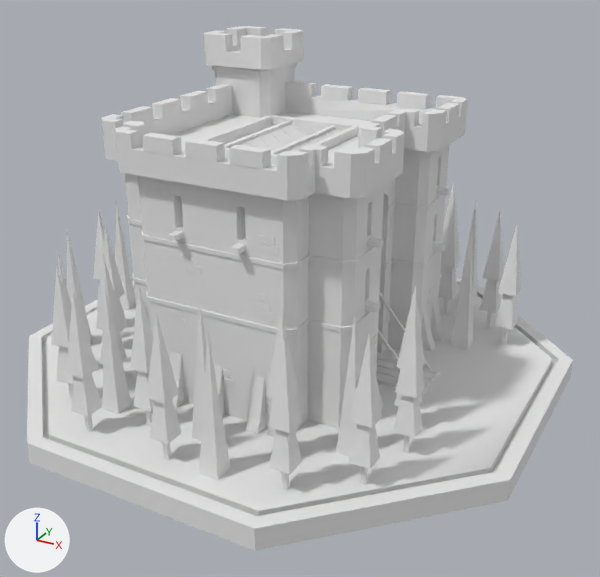
Before and after pictures for a commit that changed the OBJ model assets/Sandbox/meshes/castle.obj.
One viewpoint serves both versions: a camera (50 mm lens) standing at (586.0, -1042.0, 633.0) and looking at (29.0, -31.0, 127.0). Every picture has the same lights, and +X, +Y and +Z are marked at lower left. Where no turn or scale is listed for an object, it has been applied to the vertices.
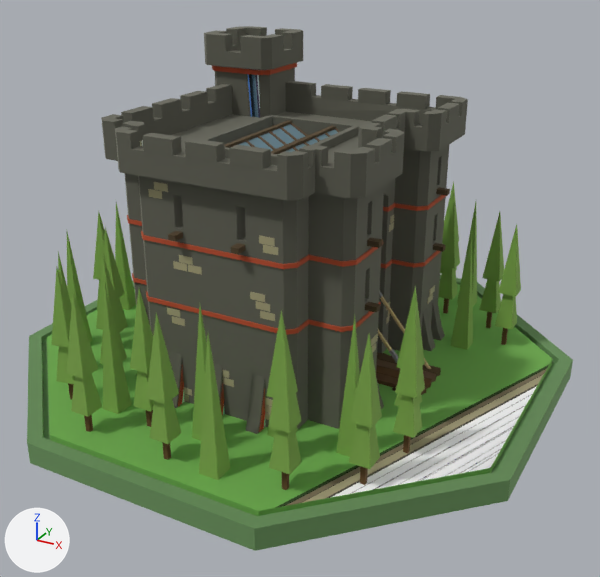
Diff of the bpy script that builds the scene:
```diff
--- a/assets/Sandbox/meshes/castle.obj.py
+++ b/assets/Sandbox/meshes/castle.obj.py
@@ img_castle_jpg @@
+img_castle_jpg = load_image('castle.jpg', 'castle.jpg', 1024, 1024, 'sRGB')
@@ mat_mat @@
 mat_mat = principled_material('Mat')
-mat_mat.base_color = (0.8, 0.8, 0.8)  # white #e7e7e7
+mat_mat.texture = img_castle_jpg
+mat_mat.metallic = 1.0
 mat_mat.roughness = 1.0
```

Pixel boxes [x1, y1, x2, y2] of what changed, in the pictures (600 x 577 px):
'Castle_', surface changed
    both: [101, 26, 468, 434]
'Platform', surface changed (white to green)
    both: [27, 275, 573, 551]
'Tree_2.7', surface changed (grey to green)
    both: [268, 337, 302, 490]
'Tree_2.11', surface changed (grey to green)
    both: [349, 333, 382, 485]
'Tree_2.9', surface changed (grey to green)
    both: [146, 312, 182, 460]
'Tree_2.8', surface changed (grey to green)
    both: [67, 292, 103, 432]
'Tree_1.3', surface changed (grey to green)
    both: [199, 333, 231, 480]
'Tree_2.10', surface changed (grey to green)
    both: [393, 309, 425, 453]
'Tree_1.4', surface changed (grey to green)
    both: [103, 280, 132, 414]
'Tree_2.6', surface changed (grey to green)
    both: [130, 289, 154, 427]
'Tree_2.21', surface changed (grey to green)
    both: [495, 225, 521, 345]
'Tree_2.15', surface changed (grey to green)
    both: [52, 267, 74, 399]
'Tree_1.6', surface changed (grey to green)
    both: [336, 316, 360, 457]
'Tree_2.20', surface changed (grey to green)
    both: [479, 212, 504, 328]
'Tree_1.14', surface changed (grey to green)
    both: [451, 231, 473, 350]
'Tree_2.2', surface changed (grey to green)
    both: [438, 202, 460, 314]
'Tree_1.5', surface changed (grey to green)
    both: [192, 304, 207, 441]
'Tree_2.16', surface changed (grey to green)
    both: [96, 252, 127, 364]
'Tree_1.7', surface changed (grey to green)
    both: [115, 203, 136, 310]
'Tree_2.5', surface changed (grey to green)
    both: [266, 310, 298, 437]
'Tree_1.8', surface changed (grey to green)
    both: [67, 232, 93, 342]
'Tree_2.13', surface changed (grey to green)
    both: [103, 227, 128, 333]
'Tree_2.22', surface changed (grey to green)
    both: [394, 286, 425, 406]
'Tree_1.13', surface changed (grey to green)
    both: [457, 203, 477, 306]
'Tree_2.14', surface changed (grey to green)
    both: [93, 212, 105, 311]
'Tree_2.4', surface changed (grey to green)
    both: [440, 182, 459, 273]
'Tree_1.9', surface changed (grey to green)
    both: [58, 252, 72, 308]
